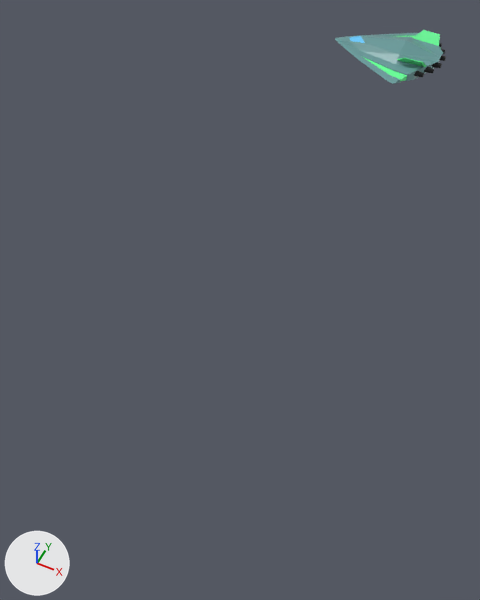
Two versions of the Blender file blender/ships.blend, one commit apart.
The view is the same before and after, from a camera (50 mm lens) standing at (7.6, -30.5, 16.0) and looking at (0.2, -15.7, -2.5). The axes (+X, +Y, +Z) are drawn at lower left. The lights are the same throughout. The same objects are shown in both versions, whatever each file hides.

In view in the first picture: 'Scout'.
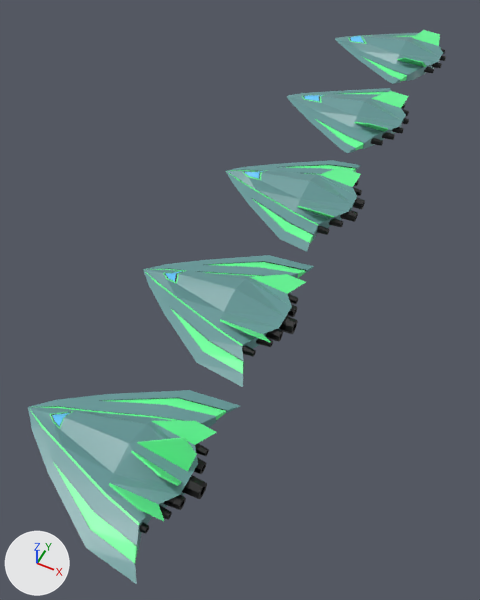
Location of each change, [x1, y1, x2, y2] in pixels of the pictures (480 x 600 px):
'Scout5', added
    after: [28, 390, 240, 584]
'Scout4', added
    after: [143, 255, 314, 387]
'Scout3', added
    after: [226, 160, 365, 252]
'Scout2', added
    after: [287, 88, 409, 153]

The change, as a list of edits to the scene's bpy script:
```text
Add me_cube_029:
    me_cube_029.from_pydata(...)  # 213 vertices, 179 faces; spans x -2.38..3.25, y -2.74..0.0, z -0.47..1.12
    me_cube_029.materials.append(mat_material)  # picture img_ship_material_1_png
Add me_cube_028:
    me_cube_028.from_pydata(...)  # 206 vertices, 171 faces; spans x -2.38..3.19, y -2.74..0.0, z -0.47..0.7
    me_cube_028.materials.append(mat_material)  # picture img_ship_material_1_png
Add me_cube_027:
    me_cube_027.from_pydata(...)  # 174 vertices, 147 faces; spans x -2.38..3.16, y -2.74..0.0, z -0.47..0.7
    me_cube_027.materials.append(mat_material)  # picture img_ship_material_1_png
Add me_cube_026:
    me_cube_026.from_pydata(...)  # 163 vertices, 134 faces; spans x -2.38..3.04, y -2.74..0.0, z -0.47..0.7
    me_cube_026.materials.append(mat_material)  # picture img_ship_material_1_png
Add ob_scout5:
    ob_scout5 = bpy.data.objects.new('Scout5', me_cube_029)
    ob_scout5.location = (0.0, -23.99, 0.0)
    _m = ob_scout5.modifiers.new('Mirror', 'MIRROR')
    _m.use_axis = (False, True, False)
    _m.use_clip = True
Add ob_scout4:
    ob_scout4 = bpy.data.objects.new('Scout4', me_cube_028)
    ob_scout4.location = (0.0, -17.92, 0.0)
    _m = ob_scout4.modifiers.new('Mirror', 'MIRROR')
    _m.use_axis = (False, True, False)
    _m.use_clip = True
Add ob_scout3:
    ob_scout3 = bpy.data.objects.new('Scout3', me_cube_027)
    ob_scout3.location = (0.0, -11.89, 0.0)
    _m = ob_scout3.modifiers.new('Mirror', 'MIRROR')
    _m.use_axis = (False, True, False)
    _m.use_clip = True
Add ob_scout2:
    ob_scout2 = bpy.data.objects.new('Scout2', me_cube_026)
    ob_scout2.location = (0.0, -5.91, 0.0)
    _m = ob_scout2.modifiers.new('Mirror', 'MIRROR')
    _m.use_axis = (False, True, False)
    _m.use_clip = True
```
